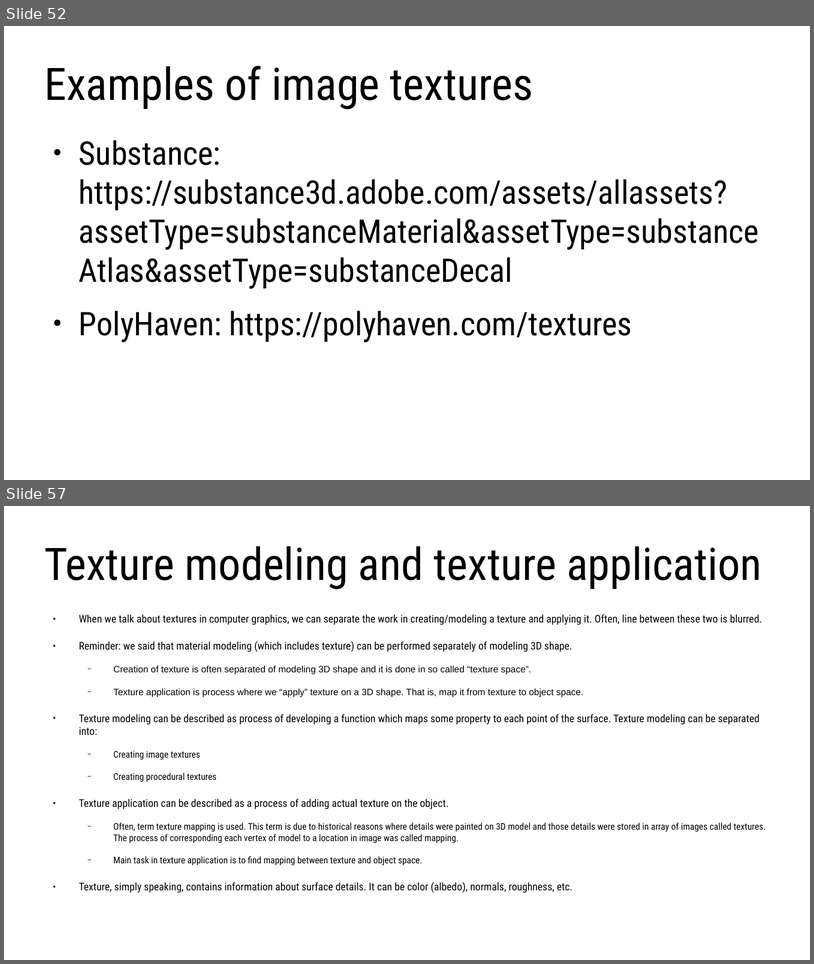
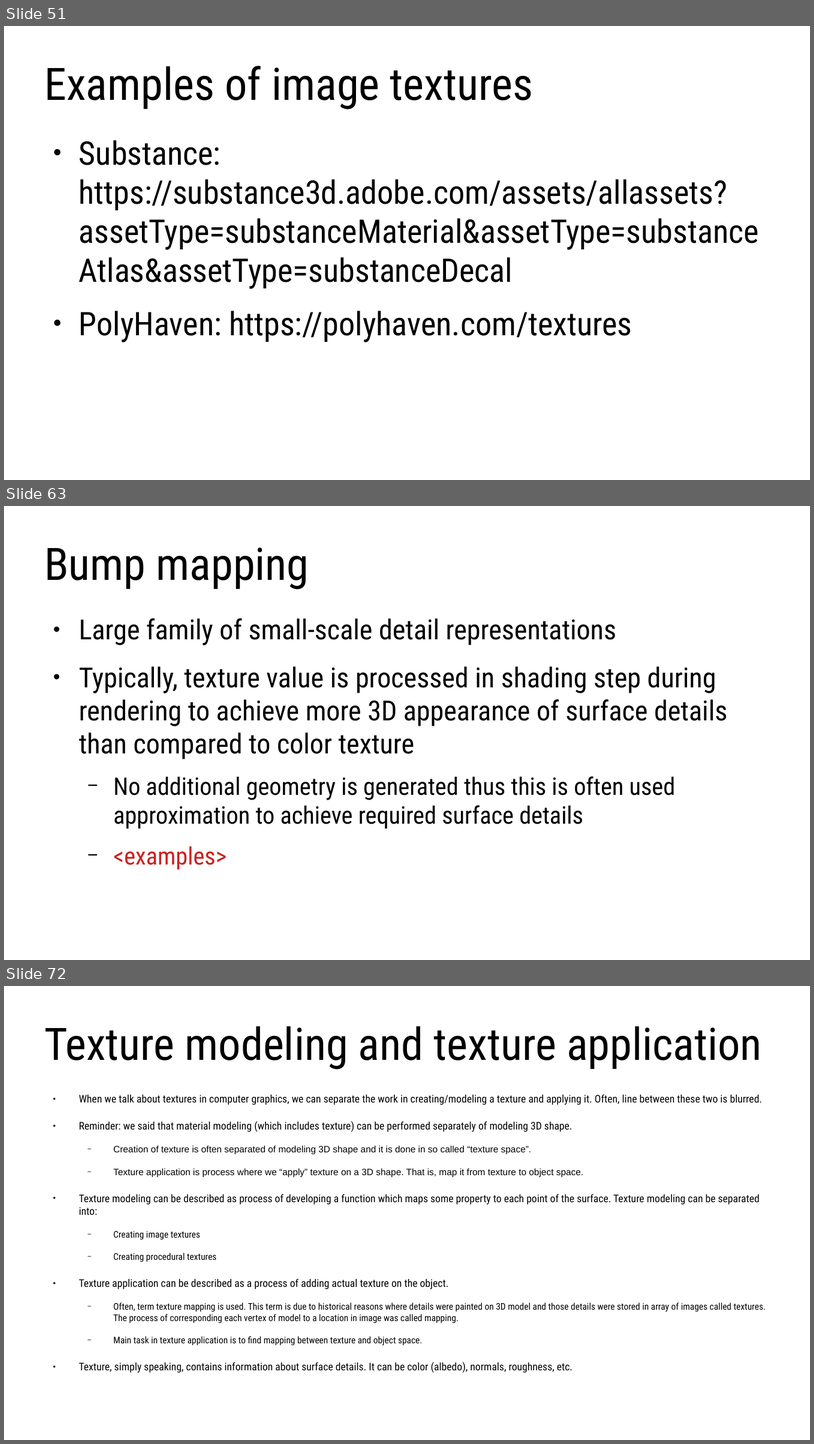
Before and after one commit to lorentzo/IntroductionToComputerGraphics, a slide deck: lectures/3_foundations_3d_scene/3_2_2_3D_models_material.odp. Shown one above the other, each under a label of ours: slides 52 and 57 before the commit, slides 51, 63 and 72 after it; the slides between them are not shown. The pictures are 814x964 and 814x1444 pixels, drawn with LibreOffice and Linux fonts; fonts in the diff are those of the drawing. Boxes give left, top, right and bottom in pixels: in the first picture for what was removed or moved away, otherwise in the second. Text is boxed around its words. In the diff, an @@ line names an element or a change of style, - is before the commit and + after.

```diff
--- a/lectures/3_foundations_3d_scene/3_2_2_3D_models_material.odp
+++ b/lectures/3_foundations_3d_scene/3_2_2_3D_models_material.odp
@@ slide 63 added at (4,506,810,960), background #FFFFFF @@
@@ title added at (44,547,309,589), 44 pt, text #000000 @@
+Bump mapping
@@ text added at (79,618,728,870), 27.2 pt, text #000000 @@
+● Large family of small-scale detail representations
+● Typically, texture value is processed in shading step during rendering to achieve more 3D appearance of surface details than compared to color texture
+  − No additional geometry is generated thus this is often used approximation to achieve required surface details
+  − <examples>
@@ what was slide 52 is now slide 51 @@
@@ what was slide 57 is now slide 72 @@
```
Also in this commit, not shown: 6 slides changed, 17 other slides added, 1 slide removed, 5 other files.
